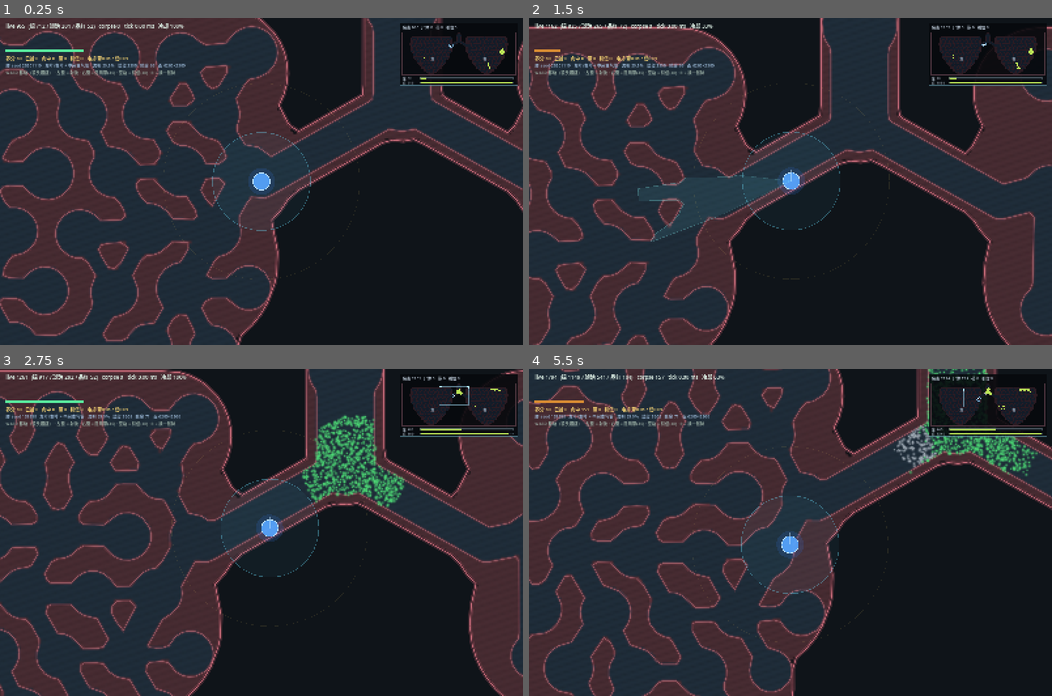
Above: before the commit, frames 1-4 (two rows, left to right).
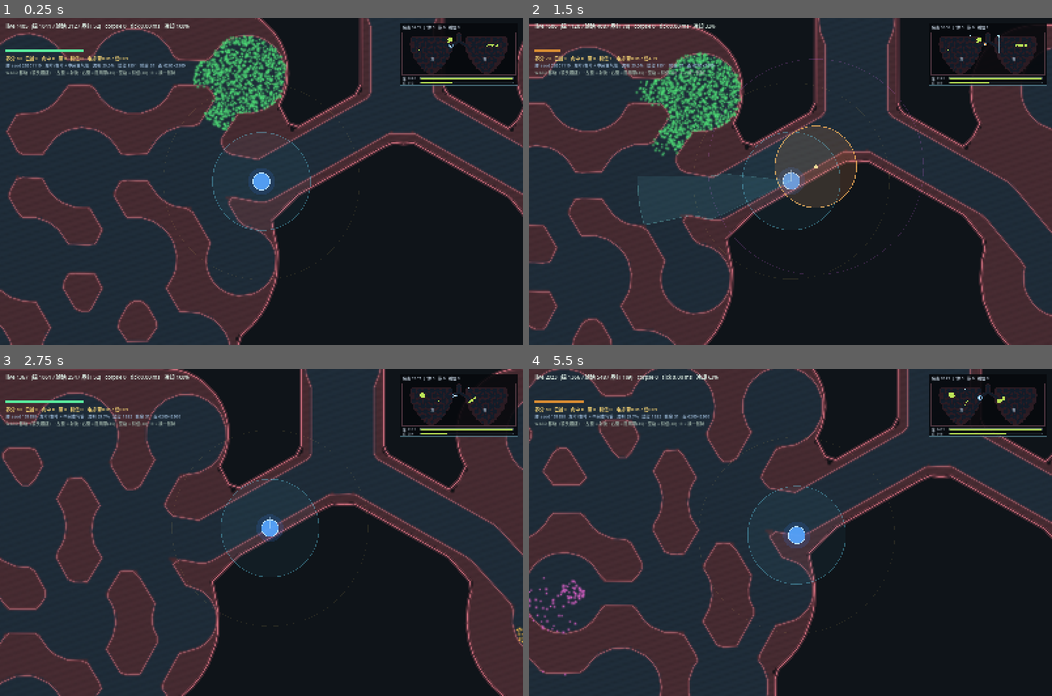
Above: after the commit, the same moments.

Repository: yanyanzi620/gamecreation
Game: Godot game, scene res://scenes/main.tscn
Same seed, same stepped clock (60 frames per second), same inputs: the game is played once before the commit and once after it.
Inputs (mouse positions are in pixels of both pictures, inside the frame that each line leads up to):
- Up to frame 1 (0.25 s): no input
- Up to frame 2 (1.5 s): tap Enter at 0.5 s; move the mouse to (905, 165) at 0.52 s; hold D 0.53-1.25 s; tap B at 0.6 s; click (905, 165) at 0.67 s; tap Space at 0.77 s; drag from (685, 197) to (764, 246) at 1.27 s
- Up to frame 3 (2.75 s): move the mouse to (313, 460) at 2.02 s; hold D from 2.03 s (still down); tap R at 2.1 s
- Up to frame 4 (5.5 s): release D at 2.75 s; drag from (764, 597) to (633, 483) at 2.77 s; move the mouse to (947, 581) at 3.52 s; hold A 3.53-4.25 s; tap V at 3.6 s; tap Space at 3.77 s; drag from (633, 483) to (712, 450) at 4.27 s; move the mouse to (816, 532) at 5.02 s; hold S from 5.03 s (still down); tap B at 5.1 s; click (816, 532) at 5.17 s

The runs differ from the first frame. In frame 1, 29% of the frame differs, in the area x 0-100%, y 0-100%; in frame 2, 30%; in frame 3, 30%; in frame 4, 37%.

Commit message:
feat(map): 肺泡放大 + 数量减少，地形不再破碎；修播种只落一叶、验收射流被墙挡住
- ALV_R 70~80 -> 118~134，MIN_SEPTUM 46 -> 62，DUCT_R 20~34 -> 34~56，PORE 8~13 -> 12~20，TRUNK 88 -> 96，BRANCH 52 -> 64
- 结果：shapes 429 -> 173（-60%），单个肺泡屏幕直径 ~160 -> ~260，隔膜更宽、弯折更少，地形不破碎
- 开门阈值从写死的 110 提成 MAX_DOOR_GAP 168：肺泡放大后大量树边被旧阈值砍掉，地图碎成 5~8 块孤岛（reach 96%）；改后 reach 99.5~100%、comps 1~2（stray<0.2%）
- 播种改「一叶一团」：刷新后左叶/右叶都有病毒团（之前两团常挤在同一侧）
- --shot 验收改朝 16 方向里最开阔的那个开火：旧地图正前方 150 就撞墙，导致 hit 永远 0 的假象
- 自测 34/34 PASS；实测 live 2417 时 tick 0.52ms

Diff:
--- a/scripts/main.gd
+++ b/scripts/main.gd
@@ -239,25 +239,34 @@
 # 三种形态各找一块开阔流明播种，彼此至少隔开 380 像素
 func _spawn_wave() -> void:
 	_spawn_pts.clear()
-	for attempt in range(80):
-		if _spawn_pts.size() >= 3:
-			break
-		var cand: Vector2 = _map.random_free_point(_rng, 52.0)
-		var ok := true
-		for p in _spawn_pts:
-			if p.distance_to(cand) < 760.0:
-				ok = false
-				break
-		if ok:
-			_spawn_pts.append(cand)
-
-	while _spawn_pts.size() < 3:
-		var fallback: Vector2 = _map.size * 0.5 + Vector2(float(_spawn_pts.size()) * 120.0, 0.0)
-		_spawn_pts.append(fallback)
-
-	# 场地面积从 4.0M 涨到 5.4M，播种量按面积再补一次
-	# 面积 5.4M -> 9.6M，播种量按面积同比补
-	pop.spawn_virus(KIND_BLOB, _spawn_pts[0], 160.0, 0.0, 1380, _rng.randf() * TAU)
+	# 肺泡放大后，随机撒点很容易两团都落在同一叶。改成「每个要求都被满足」：
+	# 左叶一团、右叶一团、第三个随意 —— 全身感染才符合玩法设定。
+	var mid_x: float = _map.size.x * 0.5
+	var wants: Array = [[0.0, mid_x], [mid_x, _map.size.x], [0.0, _map.size.x]]
+	for w in wants:
+		var cands: Array[Vector2] = []
+		for attempt in range(70):
+			var cand: Vector2 = _map.random_free_point(_rng, 60.0)
+			if cand.x < float(w[0]) or cand.x > float(w[1]):
+				continue
+			var ok := true
+			for p in _spawn_pts:
+				if p.distance_to(cand) < 620.0:
+					ok = false
+					break
+			# 找开阔处播种，不然一大半粒子直接落进肉壁被丢掉
+			if ok and _map.clearance(cand) >= 66.0:
+				cands.append(cand)
+		if cands.is_empty():
+			for attempt in range(70):
+				var cand2: Vector2 = _map.random_free_point(_rng, 60.0)
+				if cand2.x >= float(w[0]) and cand2.x <= float(w[1]):
+					cands.append(cand2)
+		var pick: Vector2 = cands[int(_rng.randi_range(0, cands.size() - 1))] if not cands.is_empty() else _map.size * 0.5
+		_spawn_pts.append(pick)
+
+	# 场地面积 6200x2300 = 14.3M，两叶合计流明约 4.2M
+	pop.spawn_virus(KIND_BLOB, _spawn_pts[0], 150.0, 0.0, 1380, _rng.randf() * TAU)
 	pop.spawn_virus(KIND_BAND, _spawn_pts[1], 290.0, 46.0, 430, _rng.randf() * TAU)
 	pop.spawn_virus(KIND_CHAIN, _spawn_pts[2], 36.0, 0.0, 52, _rng.randf() * TAU)
 
@@ -511,21 +520,31 @@
 		get_tree().quit()
 		return
 	await get_tree().create_timer(0.60).timeout
-	# 站到第一个病毒团旁边，保证射流够得到（否则 hit 永远是 0）
+	# 朝「最开阔的那个方向」开火：肺泡放大后正前方常常 150 就撞墙，
+	# 硬写 RIGHT 会让验收永远 hit=0（那不是玩法坏了，是相机位置坏了）。
 	var aim := Vector2.RIGHT
-	var demo := player
-	if _spawn_pts.size() >= 1:
-		var target: Vector2 = _spawn_pts[0]
-		var behind: Vector2 = _map.nearest_free(target + Vector2(-300.0, 80.0), 260.0)
-		if behind.x > 0.0:
-			player = behind
+	var open_reach := 0.0
+	for k in range(16):
+		var a := TAU * float(k) / 16.0
+		var d := Vector2(cos(a), sin(a))
+		var r := 0.0
+		while r < 440.0 and not _map.solid_point(player + d * (r + 24.0)):
+			r += 24.0
+		if r > open_reach:
+			open_reach = r
+			aim = d
+	# 正前方补一团做验收（这团就是射流的靶）
+	var demo := player + aim * minf(open_reach - 70.0, 360.0)
+	if open_reach < 240.0:
+		# 四周都堵：先挪到附近最开阔的位置再试一次
+		var spot: Vector2 = _map.nearest_free(player + aim * 120.0, 300.0)
+		if spot.x > 0.0:
+			player = spot
 			cam.position = player
 			cam.reset_smoothing()
-			aim = (target - player).normalized()
-	# 相机跟随之后，固定坐标的老病毒团可能已经在射程外 —— 正前方补一团做验收
-	demo = player + aim * 360.0
+			demo = player + aim * 220.0
 	if not _map.solid_point(demo):
-		pop.spawn_virus(KIND_BLOB, demo, 78.0, 0.0, 150, 0.0)
+		pop.spawn_virus(KIND_BLOB, demo, 70.0, 0.0, 140, 0.0)
 	await get_tree().create_timer(0.60).timeout
 	# 第一发：路上没有阻隔带，扇形一直到肉壁为止（验证「被胸膜截断」）
 	_fire(demo)
--- a/scripts/world/lung_gen.gd
+++ b/scripts/world/lung_gen.gd
@@ -28,29 +28,33 @@
 
 # ---- 肺泡泡沫 ----
 # 配比口径：肺泡直径 2R ≈ 140，玩家直径 44 -> 面积占比 ≈ (22/70)^2 ≈ 10%
-const ALV_R_MIN := 70.0
-const ALV_R_MAX := 80.0
+# 肺泡放大 + 数量减少：单个腔室更大，地形不那么破碎，也不那么崎岖
+const ALV_R_MIN := 118.0
+const ALV_R_MAX := 134.0
 const ALV_JITTER_POS := 11.0
 const ALV_JITTER_R := 0.03
-const MIN_SEPTUM := 46.0        # 隔膜必须比门宽，肉壁才连得成网
+const MIN_SEPTUM := 62.0        # 隔膜必须比门宽，肉壁才连得成网（肺泡变大，隔膜同步加厚）
 const NEIGHBOR_RANGE := 1.16    # 以节距为单位，认定「相邻」的距离
 
 # ---- 连接管（玩家可走）----
 # 门宽随机：细门只够玩家侧身挤过，粗门能让病毒整股涌进去 —— 同一张图里有宽有窄才有机动感。
 # 下限按玩家碰撞半径卡死（0.72 * PLAYER_R(30) = 21.6），再小玩家就永远过不去。
-const DUCT_R_MIN := 20.0        # 门宽 40：刚才容得下玩家（0.72 * 26 = 18.7）
-const DUCT_R_MAX := 34.0        # 门宽 68：大通道，扩散会顺着它走，但不会宽到把整排骨腔糊成一条
-const EXTRA_LINK_CHANCE := 0.22 # 生成树之外再开这么多旁门，形成环路
+const DUCT_R_MIN := 34.0        # 门宽 68：一个大肺泡配一条像样的通道，不再是细缝
+const DUCT_R_MAX := 56.0        # 门宽 112：主通道，扩散会顺着它走
+const EXTRA_LINK_CHANCE := 0.30 # 生成树之外再开这么多旁门，形成环路
+const MAX_DOOR_GAP := 168.0     # 两腔室之间最远还能开门的空隙。
+                                # 之前写死 110 + 小肺泡，肺泡放大后大量树边被这个阈值砍掉，
+                                # 地图碎成 5~8 块孤岛（reach 只有 96%）。按新节距放大到 168 之后重新连成 1 块。
 
 # ---- 孔隙（只有病毒能过）----
-const PORE_R_MIN := 8.0
-const PORE_R_MAX := 13.0
-const PORE_RANGE := 16.0
+const PORE_R_MIN := 12.0
+const PORE_R_MAX := 20.0
+const PORE_RANGE := 20.0
 const PORE_CHANCE := 0.45
 
 # ---- 支气管主干 ----
-const TRUNK_R := 88.0           # 气管半径（176 宽）
-const BRANCH_R := 52.0          # 肺门分支半径（104 宽）
+const TRUNK_R := 96.0           # 气管半径（192 宽）
+const BRANCH_R := 64.0          # 肺门分支半径（128 宽）
 const BRANCH_COUNT := 3         # 每侧分支数，合计 6 个肺门
 
 # ---- 器官轮廓（按 3040×1320 写死，运行时按实际尺寸缩放）----
@@ -281,7 +285,7 @@
 				extra.append([i, j])
 
 	for e3 in tree_edges + extra:
-		if cx[int(e3[0])].distance_to(cx[int(e3[1])]) - cr[int(e3[0])] - cr[int(e3[1])] > 110.0:
+		if cx[int(e3[0])].distance_to(cx[int(e3[1])]) - cr[int(e3[0])] - cr[int(e3[1])] > MAX_DOOR_GAP:
 			continue                     # 隔着肉壁太远，连过去会变成细长面条
 		_door(m, cx, cr, int(e3[0]), int(e3[1]), rng)
 
